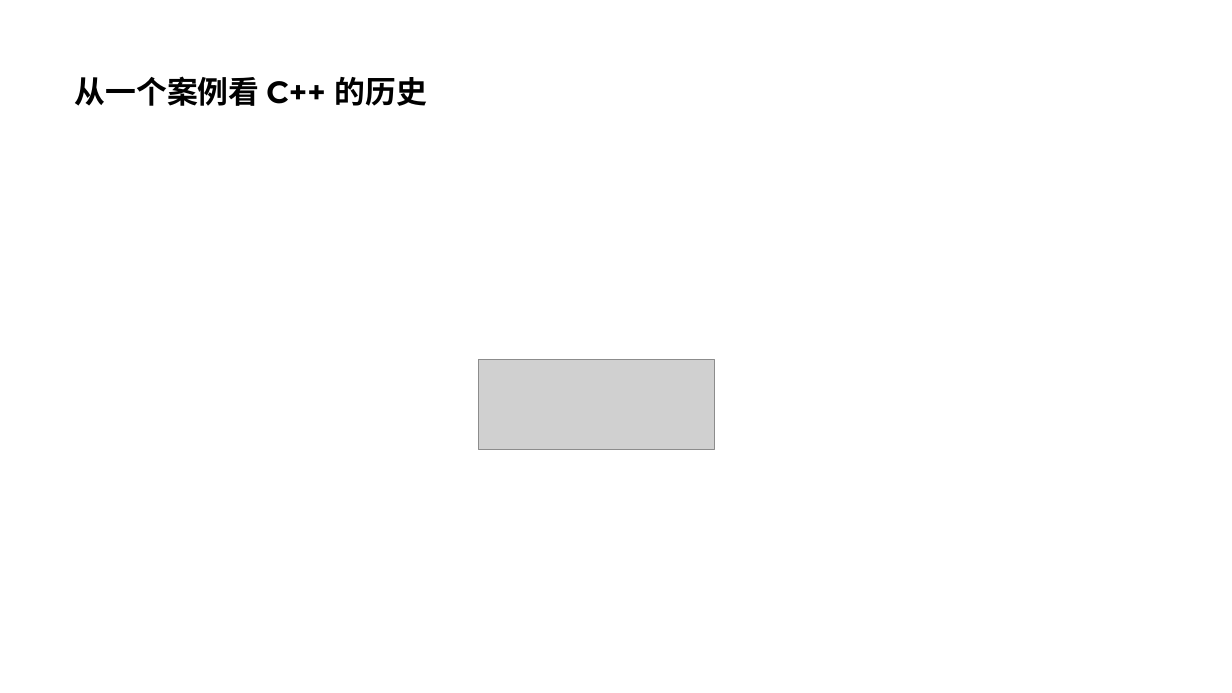
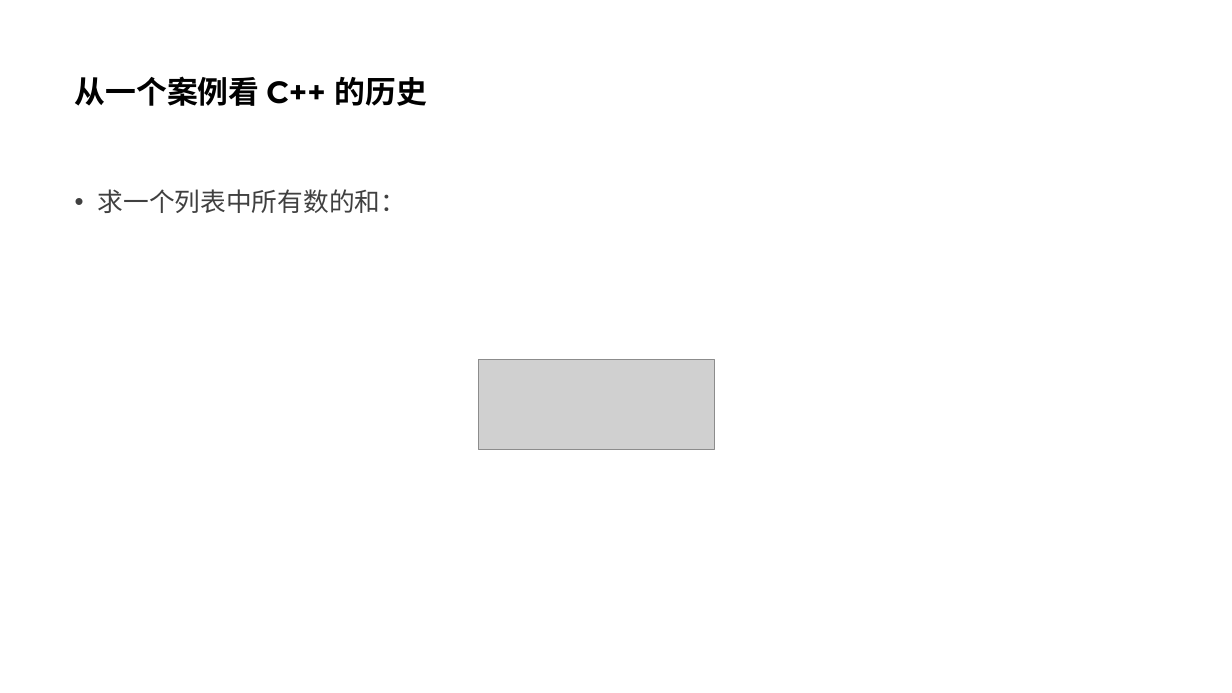
Before and after one commit to parallel101/course, a slide deck: slide 2 of 02/slides.pptx (slide 3 before the commit). Drawn at 1232x693 pixels with LibreOffice and Linux fonts; fonts in the diff are those of the drawing; grey boxes stand for pictures. Boxes give left, top, right and bottom in pixels: in the first picture for what was removed or moved away, otherwise in the second. Text is boxed around its words. In the diff, an @@ line names an element or a change of style, - is before the commit and + after.

```diff
--- a/02/slides.pptx
+++ b/02/slides.pptx
@@ text added at [98,189,406,213], 20 pt, text #404040 @@
+• 求一个列表中所有数的和：
```
Also in this commit, not shown: 1 other slide changed, 12 slides added, 1 slide removed, 18 other files.
